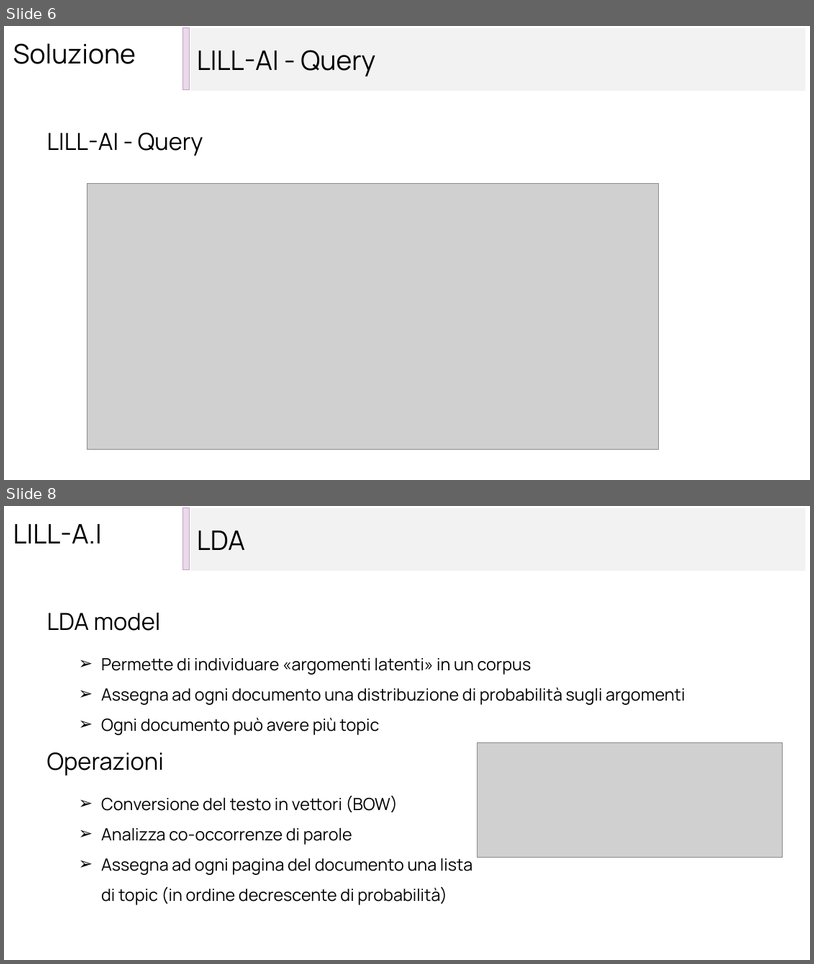
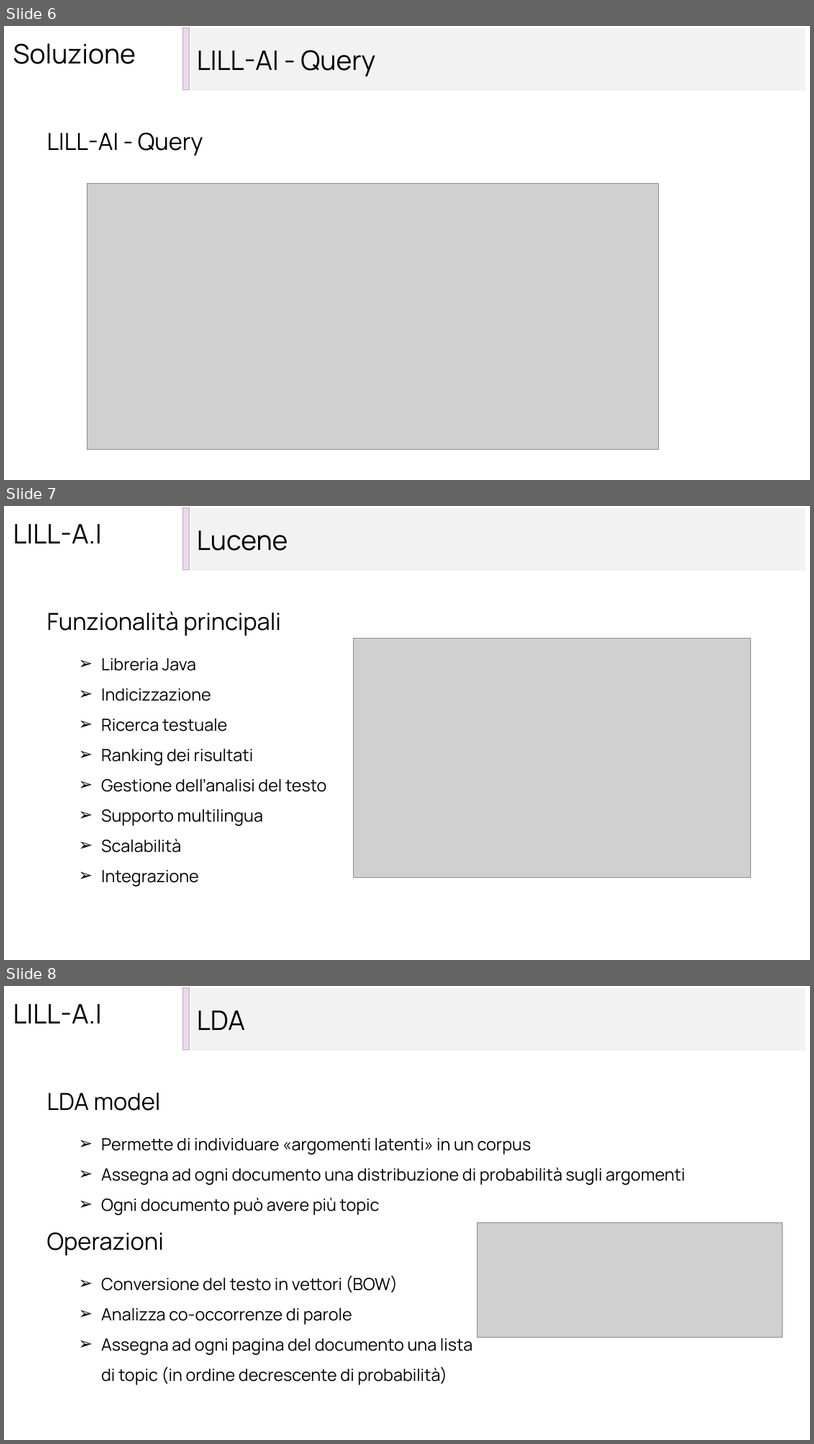
Before and after one commit to Data-Integration-Lilla-team/LILL_AI, a slide deck: relazione/presentazione Lill_AI.pptx. Shown one above the other, each under a label of ours: slides 6 and 8 before the commit, slides 6, 7 and 8 after it; the slides between them are not shown. The pictures are 814x964 and 814x1444 pixels, drawn with LibreOffice and Linux fonts; fonts in the diff are those of the drawing; grey boxes stand for pictures. Boxes give left, top, right and bottom in pixels: in the first picture for what was removed or moved away, otherwise in the second. Text is boxed around its words. In the diff, an @@ line names an element or a change of style, - is before the commit and + after.

```diff
--- a/relazione/presentazione Lill_AI.pptx
+++ b/relazione/presentazione Lill_AI.pptx
@@ slide 7 added at <box>4,506,810,960</box>, background #FFFFFF @@
@@ text added at <box>13,524,102,543</box>, 32 pt, text #000000 @@
+LILL-A.I
@@ rectangle added at <box>183,508,190,569</box>, fill #C8A2C8 at 40% opacity, outline #C8A2C8 1 pt @@
@@ rectangle added at <box>191,508,806,571</box>, fill #F2F2F2, 32 pt, text #000000 @@
+Lucene
@@ text added at <box>47,611,281,636</box>, 28 pt, text #000000 @@
+Funzionalità principali
@@ picture added at <box>354,638,751,877</box> @@
@@ text added at <box>101,658,327,886</box>, 20 pt, text #000000 @@
+➢ Libreria Java
+➢ Indicizzazione
+➢ Ricerca testuale
+➢ Ranking dei risultati
+➢ Gestione dell’analisi del testo
+➢ Supporto multilingua
+➢ Scalabilità
+➢ Integrazione
```
Also in this commit, not shown: 7 slides changed, 4 other slides added, 2 slides removed, 2 other files.
